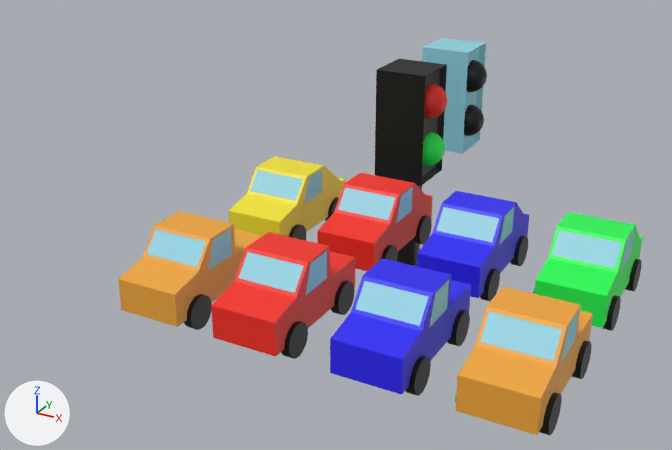
An edit to the glTF model Assets/Models/cars_ speaker_ traffic light group maodels.glb, drawn before and after from the same camera.
Rendered twice from a camera (50 mm lens) standing at (14.2, -19.9, 12.0) and looking at (-0.2, 6.3, -1.1). The axes (+X, +Y, +Z) are drawn at lower left. The lights are the same throughout. The first picture is the older version. Where no turn or scale is listed for an object, it has been applied to the vertices. Vertices at exactly the same position are counted once.
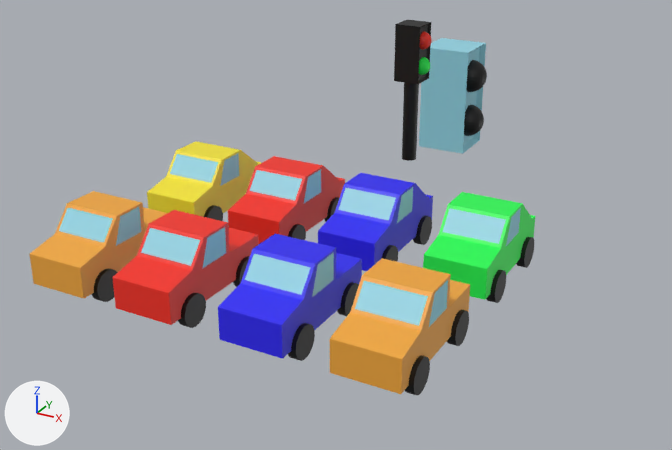
Where the newer file only moved an object's origin or applied its transform, the numbers keep the older frame.

Location of each change, (x1, y1, x2, y2) in pixels of the pictures (672 x 450 px):
'Cube.004', moved
    before: (455, 287, 593, 435)
    after: (330, 258, 470, 395)
'Cube.001', moved
    before: (330, 259, 471, 396)
    after: (218, 234, 362, 361)
'Cube.002', moved
    before: (211, 232, 355, 359)
    after: (112, 210, 259, 328)
'Cube.003', moved
    before: (118, 211, 262, 330)
    after: (29, 191, 167, 302)
'Cube.008', moved
    before: (533, 212, 643, 331)
    after: (423, 192, 535, 303)
'Cube.005', moved
    before: (417, 191, 529, 301)
    after: (318, 173, 433, 271)
'Cube.006', moved
    before: (317, 173, 433, 271)
    after: (228, 156, 345, 244)
'Cube.007', moved
    before: (228, 156, 346, 241)
    after: (147, 141, 261, 221)
'Cube', moved, rescaled
    before: (375, 59, 447, 266)
    after: (394, 20, 432, 161)

Patch to the scene script:
```diff
--- a/Assets/Models/cars_ speaker_ traffic light group maodels.glb.py
+++ b/Assets/Models/cars_ speaker_ traffic light group maodels.glb.py
@@ me_cube @@
-me_cube.from_pydata(...)  # 590 vertices, 1164 faces; spans x -1.0..1.44, y -1.0..1.0, z -7.31..3.28
+me_cube.from_pydata(...)  # 590 vertices, 1164 faces; spans x -0.5..0.72, y -0.5..0.5, z -3.66..1.64
+# me_cube part 1: the whole mesh is scaled about the mesh origin by 0.501
 me_cube.materials.append(mat_material_001)
@@ me_cube_005 @@
-me_cube_005.from_pydata(...)  # 290 vertices, 560 faces; spans x -1.18..1.14, y -2.23..2.23, z -1.46..1.0
+me_cube_005.from_pydata(...)  # 290 vertices, 560 faces; spans x -4.6..-2.29, y -2.23..2.23, z -1.46..1.0
+# me_cube_005 part 2: the whole mesh is moved by (-3.43, 0.0, 0.0)
 me_cube_005.materials.append(mat_material_001)
@@ me_cube_009 @@
-me_cube_009.from_pydata(...)  # 298 vertices, 576 faces; spans x -1.18..1.14, y -2.23..2.23, z -1.46..1.0
+me_cube_009.from_pydata(...)  # 298 vertices, 576 faces; spans x -4.6..-2.29, y -2.23..2.23, z -1.46..1.0
+# me_cube_009 part 3: the whole mesh is moved by (-3.43, 0.0, 0.0)
 me_cube_009.materials.append(mat_material_001)
@@ me_cube_011 @@
-me_cube_011.from_pydata(...)  # 298 vertices, 576 faces; spans x -1.18..1.14, y -2.23..2.23, z -1.46..1.0
+me_cube_011.from_pydata(...)  # 298 vertices, 576 faces; spans x -4.6..-2.29, y -2.23..2.23, z -1.46..1.0
+# me_cube_011 part 4: the whole mesh is moved by (-3.43, 0.0, 0.0)
 me_cube_011.materials.append(mat_material_001)
@@ me_cube_012 @@
-me_cube_012.from_pydata(...)  # 298 vertices, 576 faces; spans x -1.18..1.14, y -2.23..2.23, z -1.46..1.0
+me_cube_012.from_pydata(...)  # 298 vertices, 576 faces; spans x -4.6..-2.29, y -2.23..2.23, z -1.46..1.0
+# me_cube_012 part 5: the whole mesh is moved by (-3.43, 0.0, 0.0)
 me_cube_012.materials.append(mat_material_001)
@@ me_cube_013 @@
-me_cube_013.from_pydata(...)  # 298 vertices, 576 faces; spans x -1.18..1.14, y -2.23..2.23, z -1.46..1.0
+me_cube_013.from_pydata(...)  # 298 vertices, 576 faces; spans x -4.6..-2.29, y -2.23..2.23, z -1.46..1.0
+# me_cube_013 part 6: the whole mesh is moved by (-3.43, 0.0, 0.0)
 me_cube_013.materials.append(mat_material_001)
@@ me_cube_014 @@
-me_cube_014.from_pydata(...)  # 290 vertices, 560 faces; spans x -1.18..1.14, y -2.23..2.23, z -1.46..1.0
+me_cube_014.from_pydata(...)  # 290 vertices, 560 faces; spans x -4.6..-2.29, y -2.23..2.23, z -1.46..1.0
+# me_cube_014 part 7: the whole mesh is moved by (-3.43, 0.0, 0.0)
 me_cube_014.materials.append(mat_material_001)
@@ me_cube_015 @@
-me_cube_015.from_pydata(...)  # 290 vertices, 560 faces; spans x -1.18..1.14, y -2.23..2.23, z -1.46..1.0
+me_cube_015.from_pydata(...)  # 290 vertices, 560 faces; spans x -4.6..-2.29, y -2.23..2.23, z -1.46..1.0
+# me_cube_015 part 8: the whole mesh is moved by (-3.43, 0.0, 0.0)
 me_cube_015.materials.append(mat_material_001)
@@ me_cube_016 @@
-me_cube_016.from_pydata(...)  # 290 vertices, 560 faces; spans x -1.18..1.14, y -2.23..2.23, z -1.46..1.0
+me_cube_016.from_pydata(...)  # 290 vertices, 560 faces; spans x -4.6..-2.29, y -2.23..2.23, z -1.46..1.0
+# me_cube_016 part 9: the whole mesh is moved by (-3.43, 0.0, 0.0)
 me_cube_016.materials.append(mat_material_001)
@@ ob_cube @@
 ob_cube = bpy.data.objects.new('Cube', me_cube)
-ob_cube.location = (0.0, 11.9, 0.0)
+ob_cube.location = (0.0, 11.9, 3.29)
```
